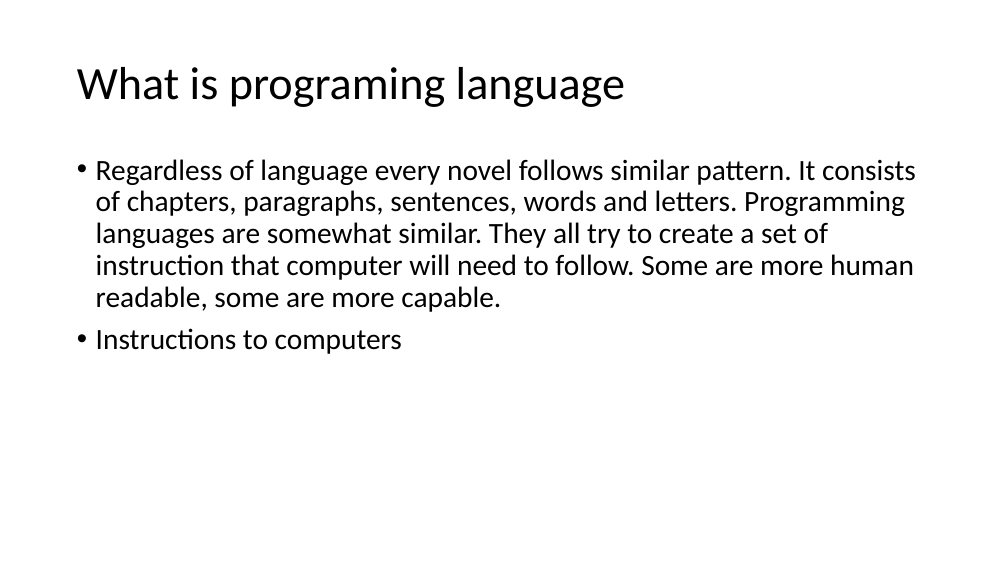
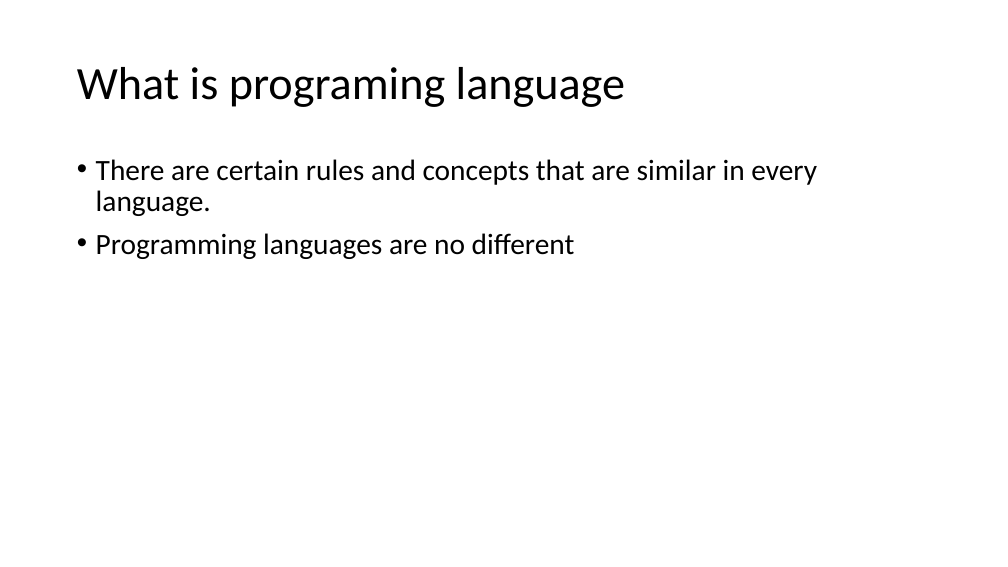
Before and after one commit to edvalin/story, a slide deck: slide 9 of Team Day Learning.pptx (slide 8 before the commit). Drawn at 1008x567 pixels with LibreOffice and Linux fonts; fonts in the diff are those of the drawing. Boxes give left, top, right and bottom in pixels: in the first picture for what was removed or moved away, otherwise in the second. Text is boxed around its words. In the diff, an @@ line names an element or a change of style, - is before the commit and + after.

```diff
--- a/Team Day Learning.pptx
+++ b/Team Day Learning.pptx
@@ text at bbox=[96, 159, 817, 259]: text changed @@
-• Regardless of language every novel follows similar pattern. It consists of chapters, paragraphs, sentences, words and letters. Programming languages are somewhat similar. They all try to create a set of instruction that computer will need to follow. Some are more human readable, some are more capable.
-• Instructions to computers
+• There are certain rules and concepts that are similar in every language.
+• Programming languages are no different
```
Also in this commit, not shown: 2 other slides changed, 9 slides added, 3 slides removed, 7 other files.
